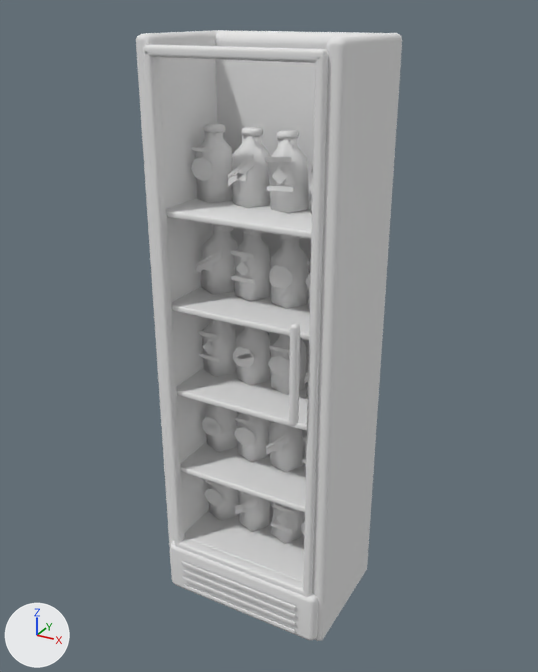
An edit to the glTF model assets/rooms/convenience_store/drink_cabinet.glb, drawn before and after from the same camera.
Before and after are seen from a 50 mm camera at (1.27, -2.4, 2.33) aimed at (0.0, -0.09, 1.18). The axes (+X, +Y, +Z) are drawn at lower left. The lights are the same throughout. The first picture is the older version. Vertices at exactly the same position are counted once.

The first picture shows 'drink_cabinet.001'.
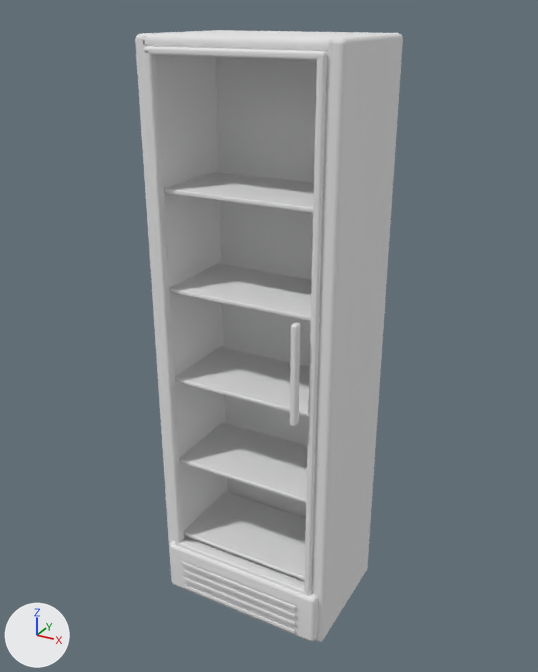
Scene script edits in JSON lines:
```json
{"block": "me_drink_cabinet_mobile", "where": "# used by ob_drink_cabinet_001; location = (0.0, 0.0, 0.0)"}
{"op": "remove", "block": "me_drink_cabinet_mobile", "code": "me_drink_cabinet_mobile.from_pydata(...)  # 1863 vertices, 3129 faces; spans x -0.37..0.37, y -0.4..0.18, z 0.0..2.26"}
{"op": "add", "block": "me_drink_cabinet_mobile", "code": "me_drink_cabinet_mobile.from_pydata(...)  # 1064 vertices, 2052 faces; spans x -0.37..0.37, y -0.4..0.18, z 0.0..2.26"}
{"block": "me_drink_cabinet_mobile", "change": "me_drink_cabinet_mobile part 1: the loose piece of 56 vertices spanning x -0.33..0.33, y -0.31..0.15, z 1.66..1.68 is scaled about its middle by (1.06, 1.06, 1.81), then moved by (0.0, 0.0, 0.56)"}
{"block": "me_drink_cabinet_mobile", "change": "me_drink_cabinet_mobile part 2: the loose piece of 56 vertices spanning x -0.33..0.33, y -0.31..0.15, z 0.59..0.62 is scaled about its middle by (0.982, 0.741, 0.716), then moved by (0.0, -0.05, 0.03)"}
{"block": "me_drink_cabinet_mobile", "change": "me_drink_cabinet_mobile part 3: the loose piece of 56 vertices spanning x -0.33..0.33, y -0.31..0.15, z 0.95..0.97 is scaled about its middle by (0.982, 0.741, 0.716), then moved by (0.0, -0.05, 0.05)"}
{"block": "me_drink_cabinet_mobile", "change": "me_drink_cabinet_mobile part 4: the loose piece of 56 vertices spanning x -0.33..0.33, y -0.31..0.15, z 1.3..1.33 is scaled about its middle by (0.982, 0.741, 0.716), then moved by (0.0, -0.05, 0.06)"}
{"block": "me_drink_cabinet_mobile", "change": "me_drink_cabinet_mobile part 5: the loose piece of 56 vertices spanning x -0.33..0.33, y -0.31..0.15, z 1.66..1.68 is copied, and the copy is scaled about its middle by (0.982, 0.741, 0.716), then moved by (0.0, -0.05, 0.08); it spans x -0.32..0.32, y -0.3..0.04, z 1.74..1.76"}
{"block": "me_drink_cabinet_mobile", "change": "me_drink_cabinet_mobile part 6: 95 loose pieces with 855 vertices, spanning x -0.3..0.32, y -0.16..0.01, z 0.26..1.95, are deleted"}
{"block": "me_drink_cabinet_mobile", "change": "me_drink_cabinet_mobile part 7: 39 vertices moved within x -0.34..0.34, y -0.35..0.15, z 0.0..2.26; 120 vertices removed from x -0.35..0.35, y -0.35..0.18, z 0.0..2.26; 120 vertices added at x -0.35..0.35, y -0.35..0.18, z 0.0..2.26"}
{"block": "me_drink_cabinet_mobile", "change": "other edits to the shape of me_drink_cabinet_mobile do not show in these pictures"}
```

Changed parts and their boxes (x1, y1, x2, y2) in the pictures (538 x 672 px; the box of a moved part takes in the faces that stretch with it):
```json
{"object": "drink_cabinet.001", "change": "reshaped", "before": [136, 30, 402, 641], "after": [135, 30, 403, 642]}
{"part": 1, "of": "me_drink_cabinet_mobile", "change": "moved or reshaped", "before": [166, 192, 312, 239], "after": [143, 30, 383, 52]}
{"part": 2, "of": "me_drink_cabinet_mobile", "change": "moved or reshaped", "before": [181, 441, 306, 513], "after": [179, 422, 308, 503]}
{"part": 3, "of": "me_drink_cabinet_mobile", "change": "moved or reshaped", "before": [176, 367, 308, 431], "after": [175, 346, 310, 417]}
{"part": 4, "of": "me_drink_cabinet_mobile", "change": "moved or reshaped", "before": [172, 282, 310, 341], "after": [170, 263, 312, 321]}
{"part": 5, "of": "me_drink_cabinet_mobile", "change": "added", "after": [164, 172, 314, 213]}
{"part": 6, "of": "me_drink_cabinet_mobile", "change": "deleted", "before": [191, 124, 313, 545]}
{"part": 7, "of": "me_drink_cabinet_mobile", "change": "moved or reshaped", "before": [144, 30, 389, 640], "after": [144, 30, 390, 641]}
```
